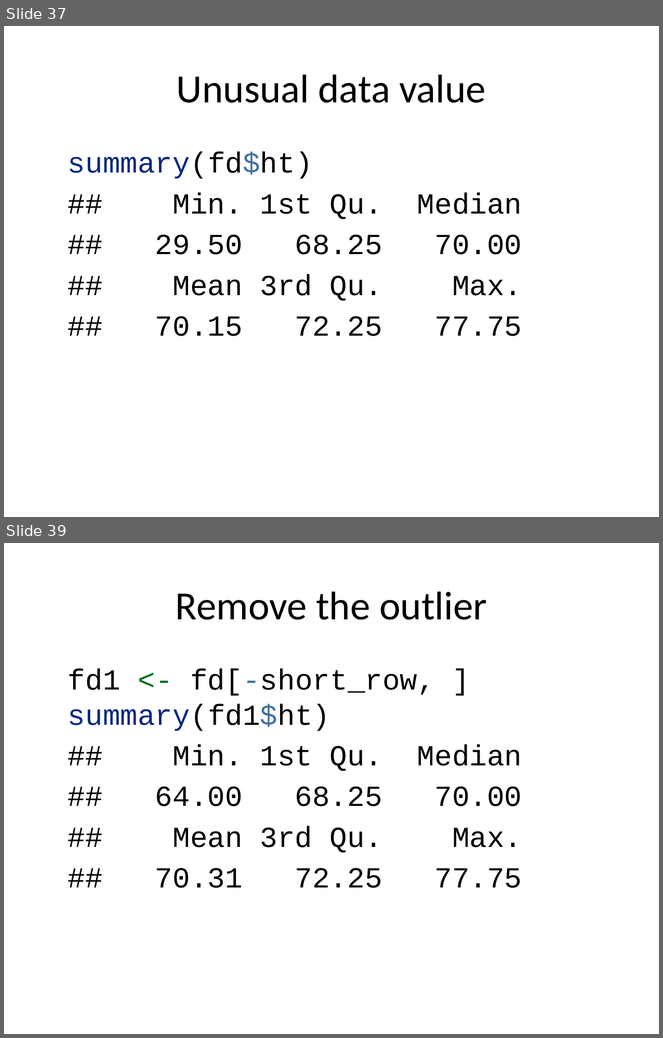
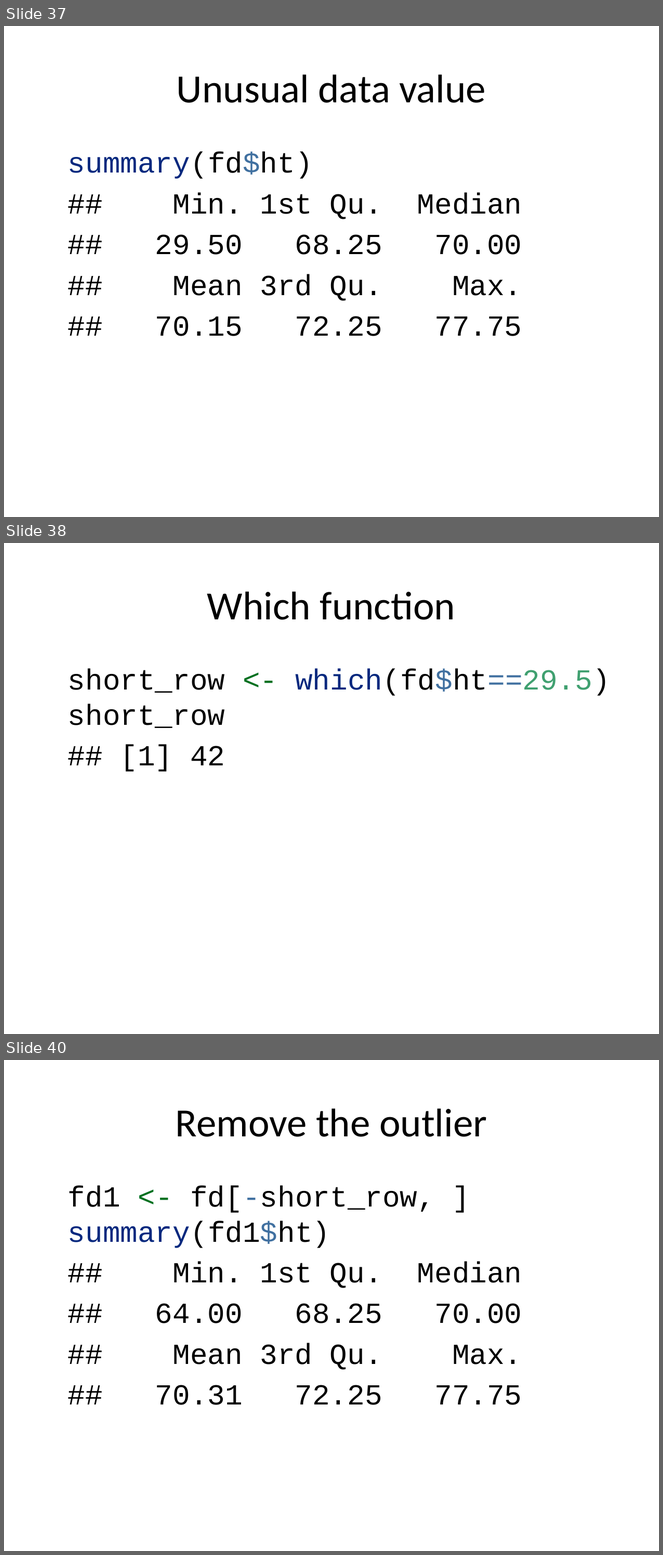
Before and after one commit to pmean/classes, a slide deck: introduction-to-r/src/v02-slides-and-speaker-notes.pptx. Shown one above the other, each under a label of ours: slides 37 and 39 before the commit, slides 37, 38 and 40 after it; the slides between them are not shown. The pictures are 663x1038 and 663x1555 pixels, drawn with LibreOffice and Linux fonts; fonts in the diff are those of the drawing. Boxes give left, top, right and bottom in pixels: in the first picture for what was removed or moved away, otherwise in the second. Text is boxed around its words. In the diff, an @@ line names an element or a change of style, - is before the commit and + after.

```diff
--- a/introduction-to-r/src/v02-slides-and-speaker-notes.pptx
+++ b/introduction-to-r/src/v02-slides-and-speaker-notes.pptx
@@ slide 38 added at [4,543,659,1034], background #FFFFFF @@
@@ title added at [207,591,456,620], 44 pt, text #000000 @@
+Which function
@@ text added at [68,669,610,772], 32 pt, text #000000 @@
+short_row <- which(fd$ht==29.5)
+short_row
+## [1] 42
@@ what was slide 39 is now slide 40 @@
```
Also in this commit, not shown: 3 slides changed, 8 other slides added, 3 slides removed, 6 other files.
